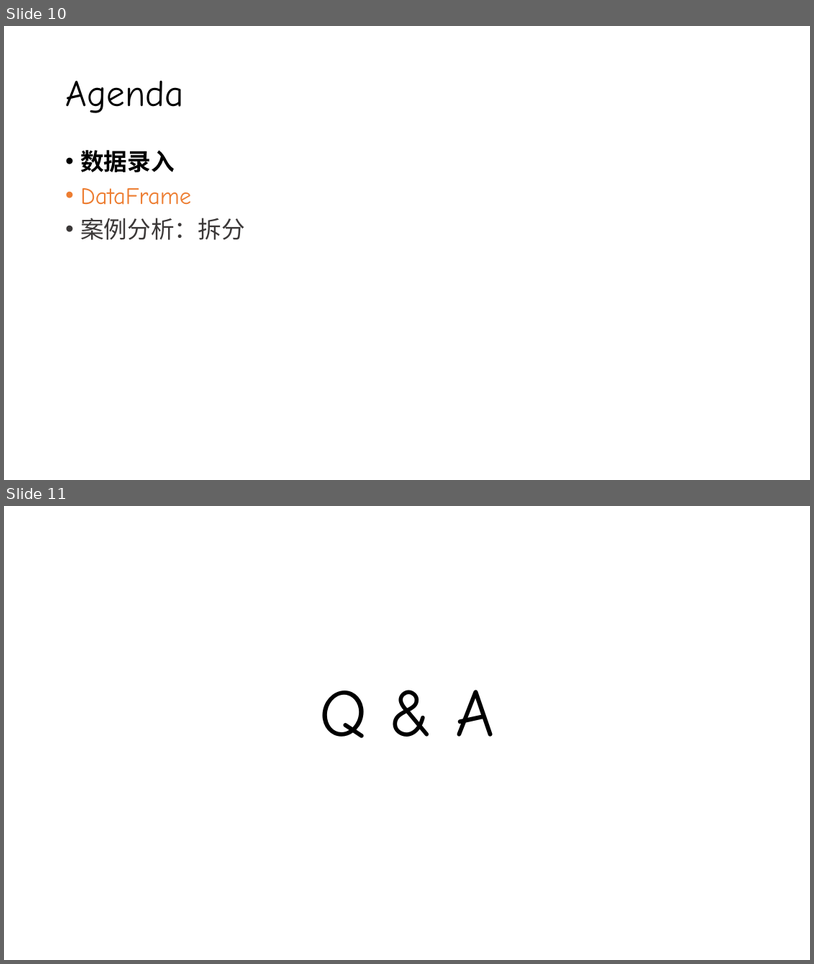
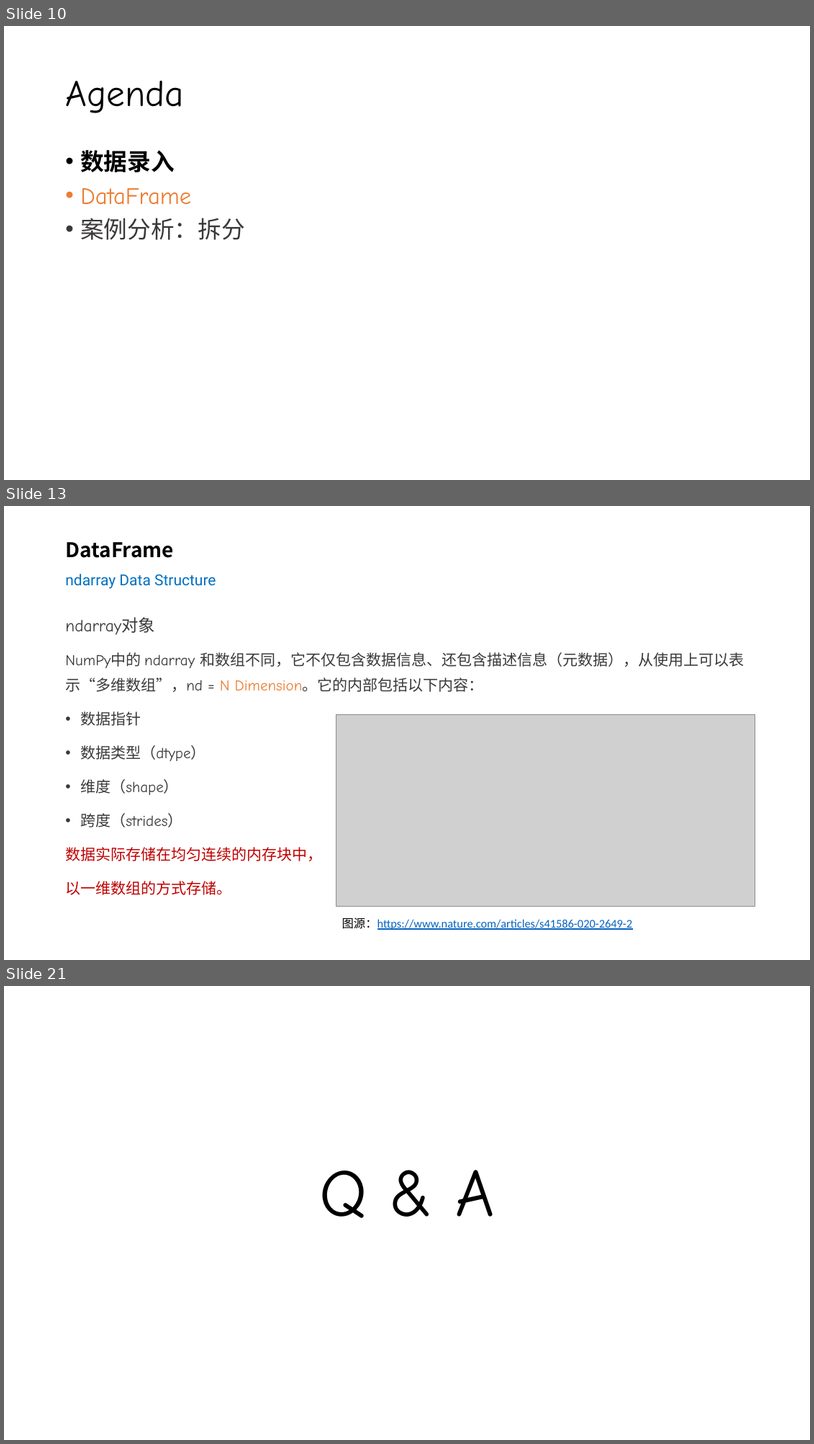
Before and after one commit to silentbalanceyh/cda-exam, a slide deck: ppt/02.二分类.pptx. Shown one above the other, each under a label of ours: slides 10 and 11 before the commit, slides 10, 13 and 21 after it; the slides between them are not shown. The pictures are 814x964 and 814x1444 pixels, drawn with LibreOffice and Linux fonts; fonts in the diff are those of the drawing; grey boxes stand for pictures; background and template pictures are left out. Boxes give left, top, right and bottom in pixels: in the first picture for what was removed or moved away, otherwise in the second. Text is boxed around its words. In the diff, an @@ line names an element or a change of style, - is before the commit and + after.

```diff
--- a/ppt/02.二分类.pptx
+++ b/ppt/02.二分类.pptx
@@ slide 13 added at (x1=4, y1=506, x2=810, y2=960), background #FFFFFF @@
@@ title added at (x1=65, y1=542, x2=216, y2=589), 18 pt, text #0070C0 @@
+DataFrame
+ndarray Data Structure
@@ text added at (x1=65, y1=617, x2=744, y2=895), 18 pt, text #3B3838 @@
+ndarray对象
+NumPy中的 ndarray 和数组不同，它不仅包含数据信息、还包含描述信息（元数据），从使用上可以表示“多维数组”，nd = N Dimension。它的内部包括以下内容：
+• 数据指针
+• 数据类型（dtype）
+• 维度（shape）
+• 跨度（strides）
+数据实际存储在均匀连续的内存块中，
+以一维数组的方式存储。
@@ picture added at (x1=336, y1=714, x2=756, y2=906) @@
@@ text added at (x1=342, y1=917, x2=633, y2=929), 14 pt, text #0563C1, underline @@
+图源：https://www.nature.com/articles/s41586-020-2649-2
@@ what was slide 11 is now slide 21 @@
```
Also in this commit, not shown: 9 other slides added.
